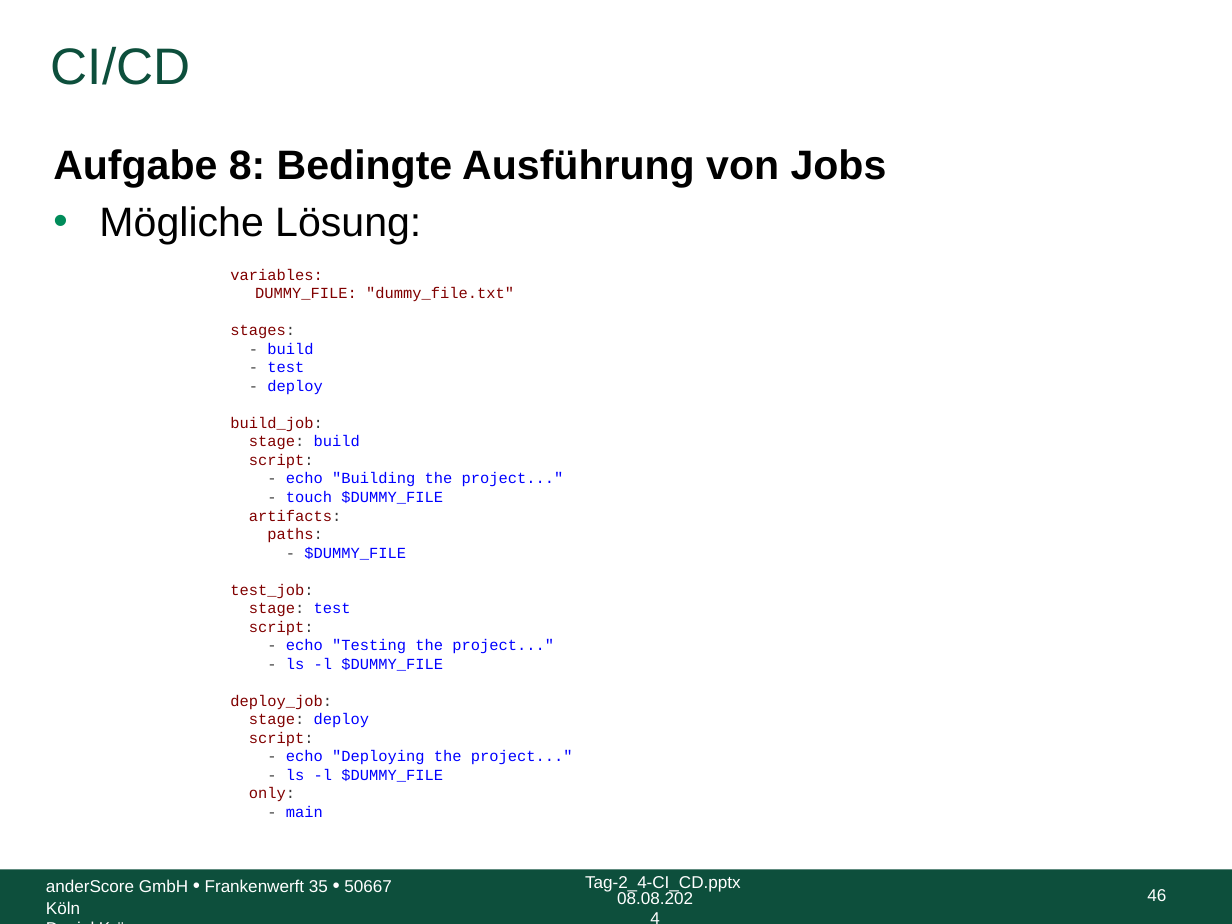
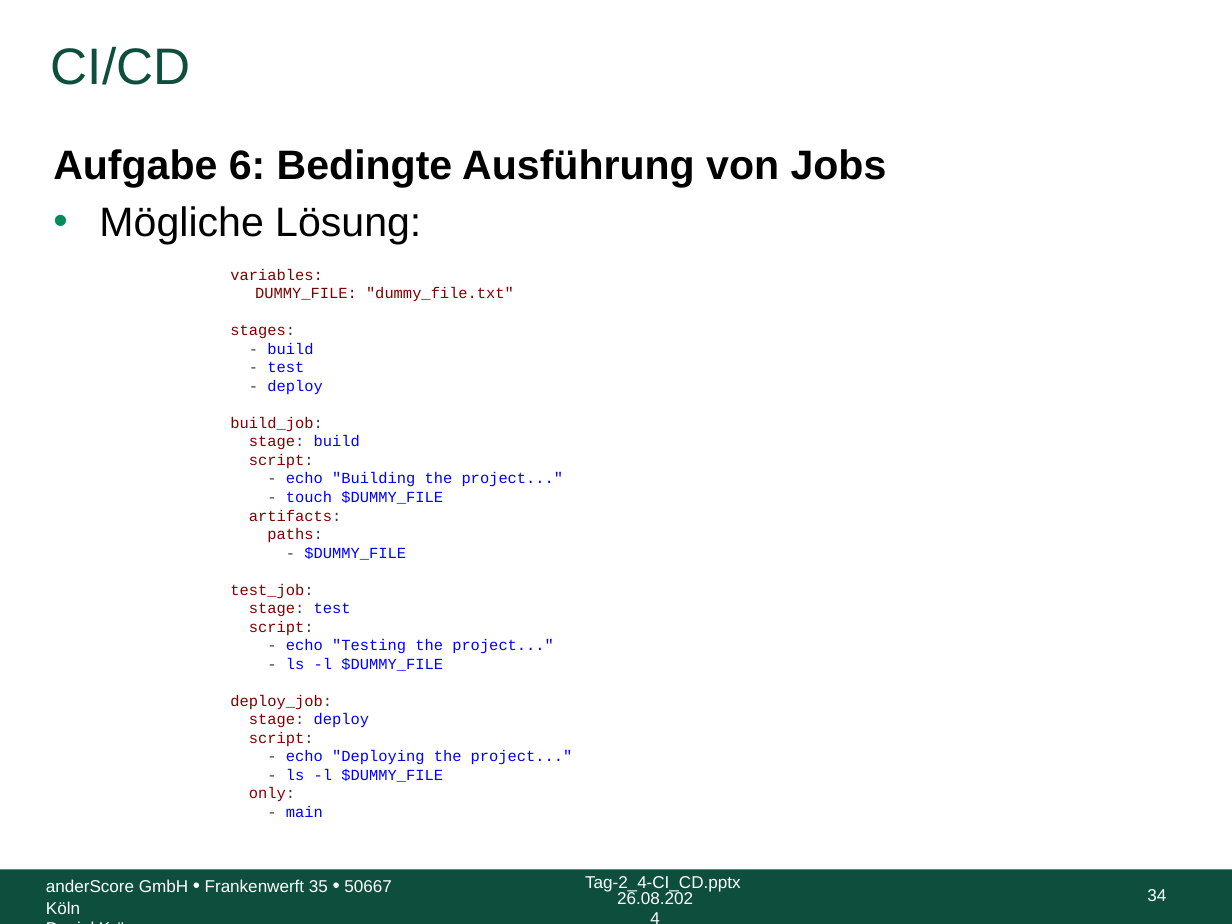
Before and after one commit to anderscore-gmbh/gitlab, a slide deck: slide 34 of slides/Tag-2_4-CI_CD.pptx (slide 46 before the commit). Drawn at 1232x924 pixels with LibreOffice and Linux fonts; fonts in the diff are those of the drawing; background and template pictures are left out. Boxes give left, top, right and bottom in pixels: in the first picture for what was removed or moved away, otherwise in the second. Text is boxed around its words. In the diff, an @@ line names an element or a change of style, - is before the commit and + after.

Commit message:
Überarbeitung GitlabCI-Aufgaben

```diff
--- a/slides/Tag-2_4-CI_CD.pptx
+++ b/slides/Tag-2_4-CI_CD.pptx
@@ text at [53,149,887,187]: text changed @@
-Aufgabe 8: Bedingte Ausführung von Jobs
+Aufgabe 6: Bedingte Ausführung von Jobs
@@ text at [617,890,693,904]: text changed @@
-08.08.2024
+26.08.2024
@@ page number at [1147,889,1166,901]: text changed @@
-46
+34
```
Also in this commit, not shown: 46 other slides changed.
